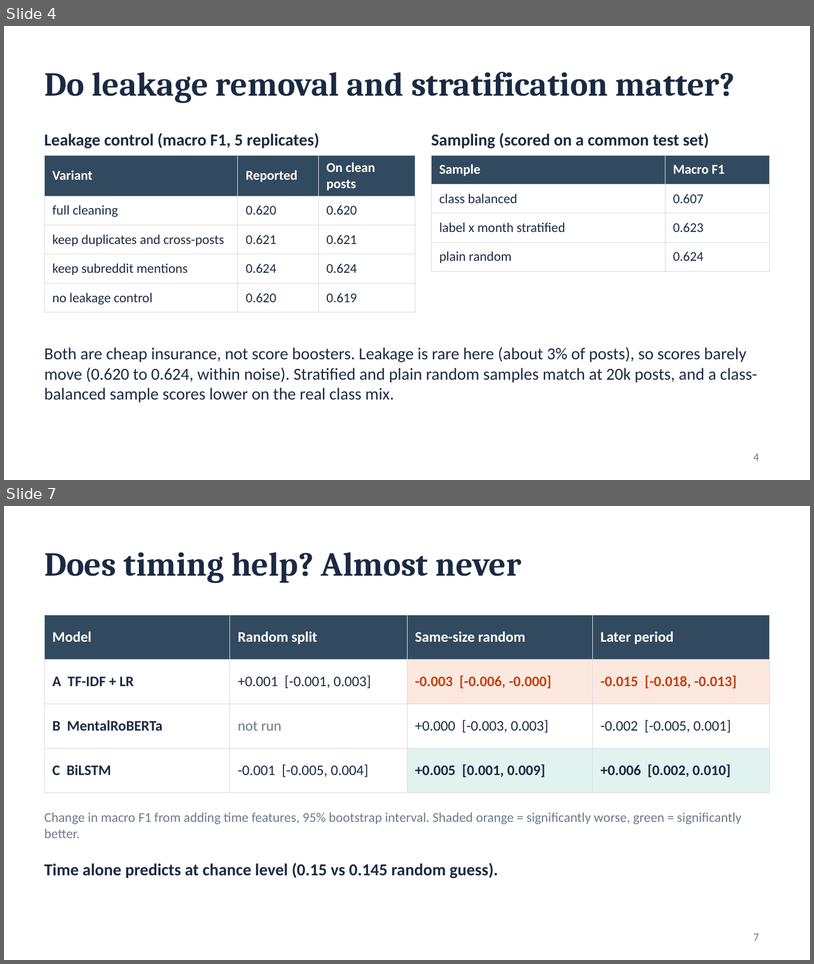
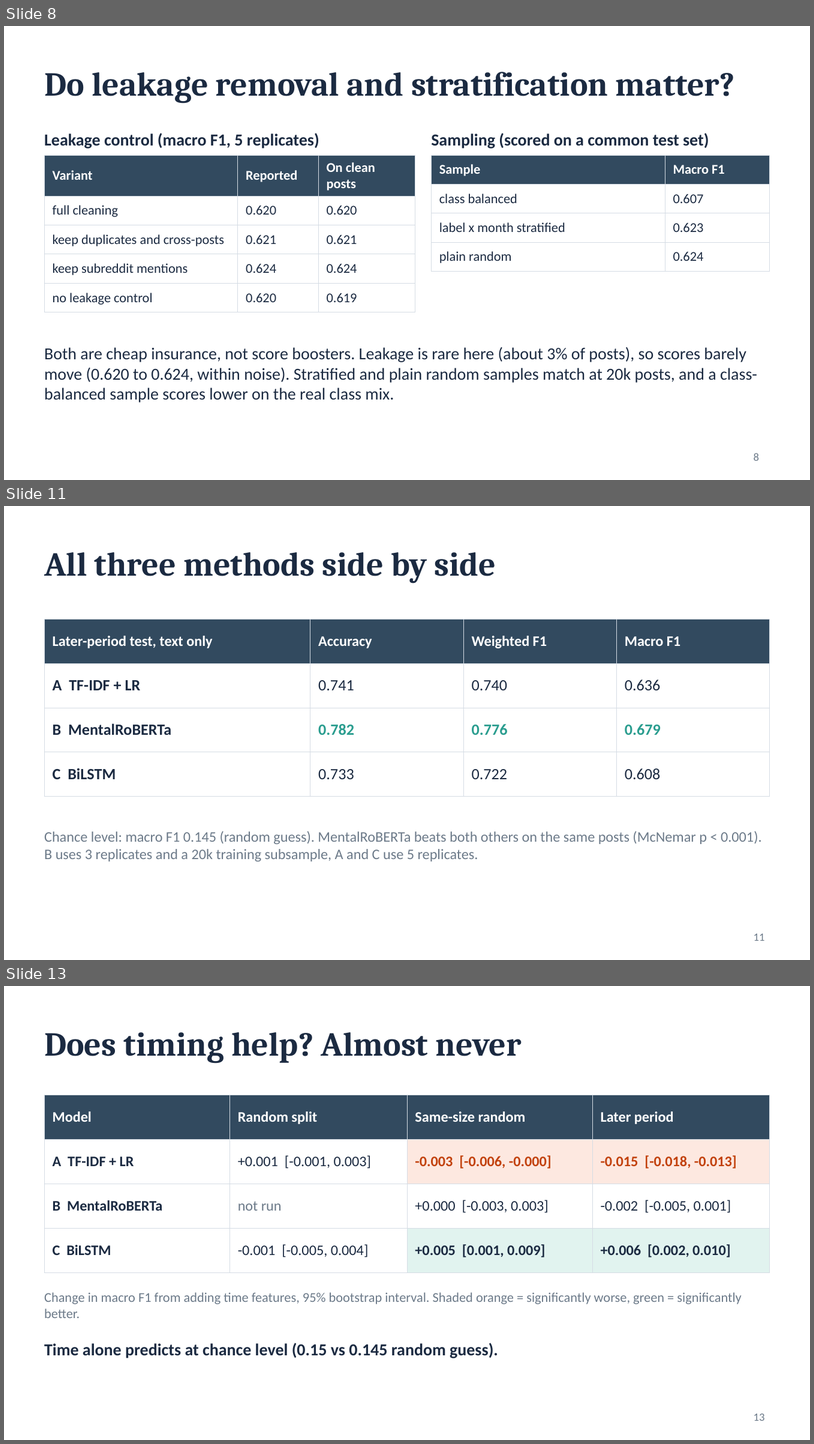
Before and after one commit to Abhinavxox/reddit-mental-health-timing, a slide deck: slides/Phase1_Timing_Matters.pptx. Shown one above the other, each under a label of ours: slides 4 and 7 before the commit, slides 8, 11 and 13 after it; the slides between them are not shown. The pictures are 814x964 and 814x1444 pixels, drawn with LibreOffice and Linux fonts; fonts in the diff are those of the drawing. Boxes give left, top, right and bottom in pixels: in the first picture for what was removed or moved away, otherwise in the second. Text is boxed around its words. In the diff, an @@ line names an element or a change of style, - is before the commit and + after.

```diff
--- a/slides/Phase1_Timing_Matters.pptx
+++ b/slides/Phase1_Timing_Matters.pptx
@@ slide 11 added at bbox=[4, 506, 810, 960], background #FFFFFF @@
@@ title added at bbox=[44, 552, 497, 583], 30 pt, text #1B2A41, bold @@
+All three methods side by side
@@ table added at bbox=[44, 619, 770, 781], 4 rows, 4 columns @@
+Later-period test, text only | Accuracy | Weighted F1 | Macro F1
+A TF-IDF + LR | 0.741 | 0.740 | 0.636
+B MentalRoBERTa | 0.782 | 0.776 | 0.679
+C BiLSTM | 0.733 | 0.722 | 0.608
@@ text added at bbox=[44, 831, 762, 861], 13 pt, text #6C7A89 @@
+Chance level: macro F1 0.145 (random guess). MentalRoBERTa beats both others on the same posts (McNemar p < 0.001). B uses 3 replicates and a 20k training subsample, A and C use 5 replicates.
@@ page number added at bbox=[754, 933, 765, 940], 10 pt, text #6C7A89 @@
+11
@@ what was slide 4 is now slide 8 @@
@@ page number at bbox=[754, 453, 759, 460]: text changed @@
-4
+8
@@ what was slide 7 is now slide 13 @@
@@ page number at bbox=[754, 1413, 765, 1420]: text changed @@
-7
+13
```
Also in this commit, not shown: 3 slides changed, 6 other slides added, 6 other files.
